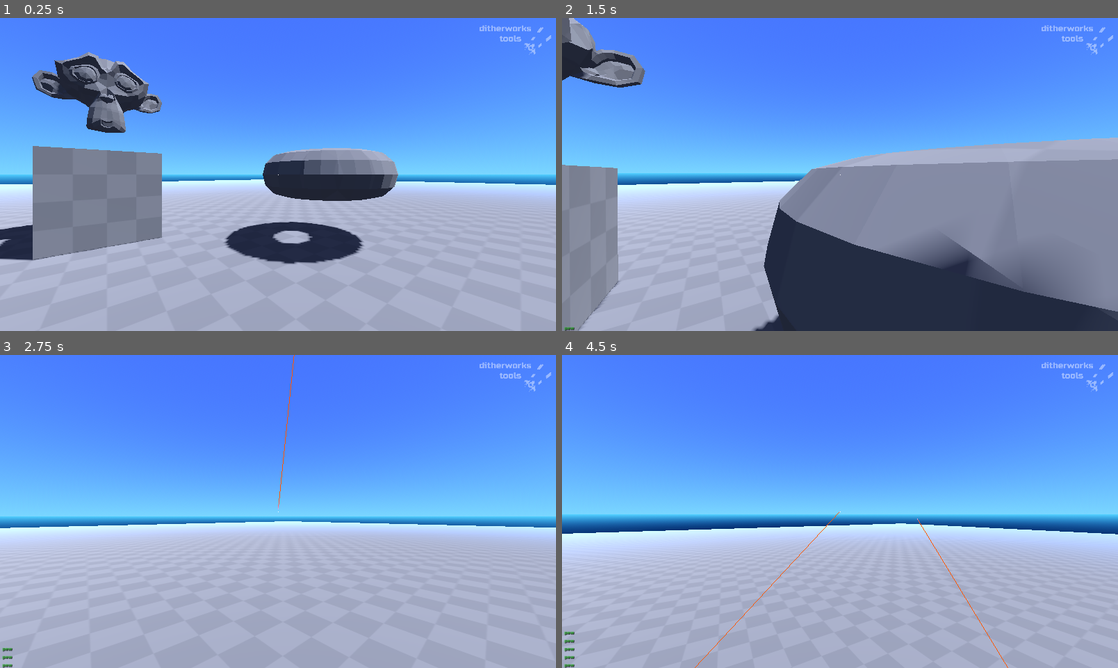
Above: before the commit, frames 1-4 (two rows, left to right).
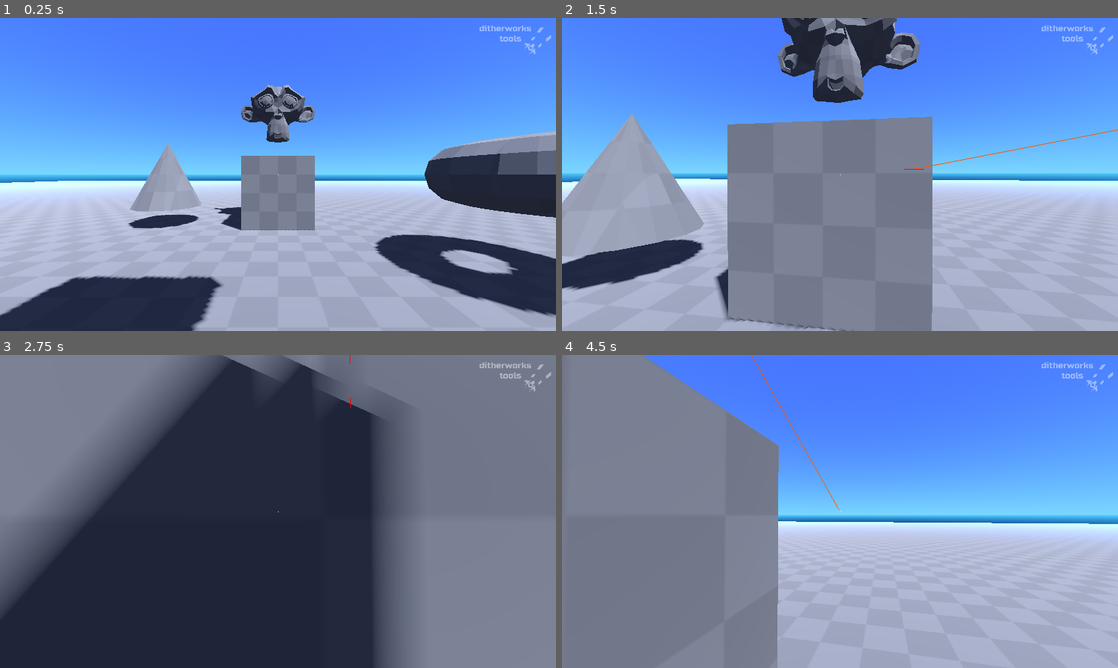
Above: after the commit, the same moments.

Repository: ditherworks/ditherworks_tools
Game: Godot game, scene res://demo/scenes/demo_world.tscn
The game is run twice, just before and just after one commit, with the same random seed, the same clock (stepped at 60 frames per second) and the same inputs.
Inputs (mouse positions are in pixels of both pictures, inside the frame that each line leads up to):
- Up to frame 1 (0.25 s): no input
- Up to frame 2 (1.5 s): tap Enter at 0.5 s; move the mouse to (867, 174) at 0.52 s; hold W (move_forward) from 0.53 s (still down); click (867, 174) at 0.6 s; tap Space (jump) at 0.77, 0.8, 1.07, 1.35 s; move the mouse to (812, 174) at 1.27 s
- Up to frame 3 (2.75 s): keep holding W (move_forward); tap Space (jump) at 1.52, 1.82, 2.3 s; click (250, 511) at 1.55 s; move the mouse to (289, 505) at 2.02 s; click (289, 505) at 2.1 s
- Up to frame 4 (4.5 s): keep holding W (move_forward); move the mouse to (834, 517) at 2.77 s; tap Q at 2.85 s; tap Space (jump) at 3.02, 3.32, 3.77, 3.8, 4.07 s; click (834, 517) at 3.05 s; move the mouse to (878, 514) at 3.52 s; hold E 3.53-4.28 s; click (878, 514) at 3.67 s; move the mouse to (795, 508) at 4.27 s; click (795, 508) at 4.35 s

The runs differ from the first frame. In frame 1, 37% of the frame differs, in the area x 0-100%, y 10-100%; in frame 2, 57%; in frame 3, 100%, in the area x 0-100%, y 0-100%; in frame 4, 37%.

Commit message:
character
- character and state machine updates

Diff:
--- a/character/character.gd
+++ b/character/character.gd
@@ -12,7 +12,7 @@
 @export var _air_modifier := 0.5
 @export var _rotate_rate := 40.0
 
-@export var _gravity_multiplier := 1.0
+@export var _gravity_multiplier := 2.0
 #@export var _max_fall_speed := 20.0
 
 
@@ -20,7 +20,7 @@
 
 
 var _move_direction : Vector3
-var _rotation_heading := Vector3.RIGHT
+var _rotation_heading := Vector3.FORWARD
 var _move_speed := 3.0
 
 
@@ -41,15 +41,22 @@
 	return velocity * Vector3(1.0, 0.0, 1.0)
 
 
-# Private Functions
-func _set_move_direction(input: Vector3, move_speed: float, accel := -1.0, decel := -1.0) -> void:
+func get_movement_heading() -> Vector3:
+	var flat_velocity := velocity * Vector3(1.0, 0.0, 1.0)
+	if flat_velocity.is_zero_approx():
+		return -global_basis.z
+
+	return flat_velocity.normalized()
+
+
+func set_move_direction(input: Vector3, move_speed: float, accel := -1.0, decel := -1.0) -> void:
 	_move_direction = input
 	_move_speed = move_speed
 	_acceleration = accel if accel > 0.0 else _acceleration
 	_deceleration = decel if decel > 0.0 else _deceleration
 
 
-func _set_rotation_heading(heading: Vector3, rate := -1.0) -> void:
+func set_rotation_heading(heading: Vector3, rate := -1.0) -> void:
 	if heading.is_zero_approx():
 		return
 
@@ -61,10 +68,11 @@
 		look_at(global_position + heading.normalized())
 
 
-func _set_gravity_multiplier(multiplier: float) -> void:
+func set_gravity_multiplier(multiplier: float) -> void:
 	_gravity_multiplier = multiplier
 
 
+# Private Functions
 func _apply_input_forces(delta: float) -> void:
 	var input := _move_direction * Vector3(1.0, 0.0, 1.0)
 	input = input.limit_length()
@@ -102,14 +110,11 @@
 
 
 func _update_rotation(delta: float) -> void:
-	var rate := deg_to_rad(_rotate_rate)
+	var rate := deg_to_rad(_rotate_rate * delta)
 	var forward := -global_basis.z
 	var angle := forward.signed_angle_to(_rotation_heading.normalized(), Vector3.UP)
 	rotate_y(clampf(angle, -rate, rate))
 
 
 func _jump(force: float) -> void:
-	if not is_on_floor():
-		return
-
-	velocity.y = force * 10.0
+	velocity.y = force
--- a/demo/scenes/player.tscn
+++ b/demo/scenes/player.tscn
@@ -31,36 +31,31 @@
 _bullet_cast = NodePath("Camera3D/BulletCast")
 _state_machine = NodePath("StateMachine")
 _melee_hurtbox = NodePath("HurtBox")
-_acceleration = null
-_deceleration = null
-_air_modifier = null
-_rotate_rate = null
-_gravity_multiplier = null
 
 [node name="StateMachine" type="Node" parent="."]
 script = ExtResource("3_wdl16")
 _starting_state_path = NodePath("PlayerIdle")
 
-[node name="PlayerIdle" type="Node" parent="StateMachine"]
+[node name="PlayerIdle" type="Node" parent="StateMachine" node_paths=PackedStringArray("_run_state", "_jump_state", "_fall_state")]
 script = ExtResource("4_i35vg")
-_run_path = NodePath("../PlayerRun")
-_jump_path = NodePath("../PlayerJump")
-_fall_path = NodePath("../PlayerFall")
+_run_state = NodePath("../PlayerRun")
+_jump_state = NodePath("../PlayerJump")
+_fall_state = NodePath("../PlayerFall")
 
-[node name="PlayerRun" type="Node" parent="StateMachine"]
+[node name="PlayerRun" type="Node" parent="StateMachine" node_paths=PackedStringArray("_idle_state", "_jump_state", "_fall_state")]
 script = ExtResource("5_ojjch")
-_idle_path = NodePath("../PlayerIdle")
-_jump_path = NodePath("../PlayerJump")
-_fall_path = NodePath("../PlayerFall")
+_idle_state = NodePath("../PlayerIdle")
+_jump_state = NodePath("../PlayerJump")
+_fall_state = NodePath("../PlayerFall")
 
-[node name="PlayerFall" type="Node" parent="StateMachine"]
+[node name="PlayerJump" type="Node" parent="StateMachine" node_paths=PackedStringArray("_fall_state")]
+script = ExtResource("7_2ga8r")
+_fall_state = NodePath("../PlayerFall")
+
+[node name="PlayerFall" type="Node" parent="StateMachine" node_paths=PackedStringArray("_idle_state", "_run_state")]
 script = ExtResource("6_sym58")
-_idle_path = NodePath("../PlayerIdle")
-_run_path = NodePath("../PlayerRun")
-
-[node name="PlayerJump" type="Node" parent="StateMachine"]
-script = ExtResource("7_2ga8r")
-_fall_path = NodePath("../PlayerFall")
+_idle_state = NodePath("../PlayerIdle")
+_run_state = NodePath("../PlayerRun")
 
 [node name="Collider" type="CollisionShape3D" parent="."]
 transform = Transform3D(1, 0, 0, 0, 1, 0, 0, 0, 1, 0, 0.9, 0)
--- a/demo/scripts/player/player.gd
+++ b/demo/scripts/player/player.gd
@@ -4,8 +4,7 @@
 
 # Enums and Constants
 const SPEED := 4.0
-const SENSITIVITY := 0.3
-const LOOK_LIMIT := deg_to_rad(89.0)
+const SENSITIVITY := 0.2
 
 
 # Export Members
@@ -35,23 +34,24 @@
 		_melee_hurtbox.activate(10.0, 0.1, self)
 		print("swish")
 
+	if event is InputEventMouseMotion:
+		var motion := event as InputEventMouseMotion
+		_mouse_input += motion.screen_relative * SENSITIVITY
+
 
 # Public Functions
-func update_look_input(look_input: Vector2) -> void:
-	_mouse_input += look_input
-
-
 func get_flat_velocity() -> Vector3:
 	return velocity * Vector3(1.0, 0.0, 1.0)
 
 
 # Private Functions
 func _mouse_look() -> void:
-	_set_rotation_heading(-global_basis.z.rotated(Vector3.UP, -_mouse_input.x * SENSITIVITY))
+	if not _mouse_input.is_zero_approx():
+		set_rotation_heading(-global_basis.z.rotated(Vector3.UP, deg_to_rad(-_mouse_input.x)))
 
-	var pitch := _camera.rotation.x - (_mouse_input.y * SENSITIVITY)
-	var limit := deg_to_rad(89.0)
-	_camera.rotation.x = clampf(pitch, -limit, limit)
+		var pitch := _camera.rotation.x - deg_to_rad(_mouse_input.y)
+		var limit := deg_to_rad(89.0)
+		_camera.rotation.x = clampf(pitch, -limit, limit)
 
 	# clear mouse input buffer, ready for next frame
 	_mouse_input = Vector2.ZERO
--- a/demo/scripts/player/states/player_fall.gd
+++ b/demo/scripts/player/states/player_fall.gd
@@ -6,8 +6,8 @@
 # Enums
 # Constants
 # Export Members
-@export var _idle_path : NodePath
-@export var _run_path : NodePath
+@export var _idle_state : PlayerIdle
+@export var _run_state : PlayerRun
 
 
 # Private Members
@@ -15,18 +15,15 @@
 # Public Functions
 func fixed_update(delta: float, time_in_state: float) -> void:
 	_default_movement()
+	_default_shoot()
 
 	if _player.is_on_floor():
 		if _player.get_flat_velocity().is_zero_approx():
-			change_state.emit(get_node(_idle_path))
+			change_state.emit(_idle_state)
+			return
 		else:
-			change_state.emit(get_node(_run_path))
-		return
-
-
-func unhandled_input(event: InputEvent) -> void:
-	_default_look(event)
-	_default_shoot(event)
+			change_state.emit(_run_state)
+			return
 
 
 # Private Functions
--- a/demo/scripts/player/states/player_idle.gd
+++ b/demo/scripts/player/states/player_idle.gd
@@ -6,9 +6,9 @@
 # Enums
 # Constants
 # Export Members
-@export var _run_path : NodePath
-@export var _jump_path : NodePath
-@export var _fall_path : NodePath
+@export var _run_state : PlayerRun
+@export var _jump_state : PlayerJump
+@export var _fall_state : PlayerFall
 
 
 # Private Members
@@ -16,22 +16,19 @@
 # Public Functions
 func fixed_update(delta: float, time_in_state: float) -> void:
 	_default_movement()
+	_default_shoot()
+
+	if Input.is_action_just_pressed("jump"):
+		change_state.emit(_jump_state)
+		return
 
 	if not _player.is_on_floor():
-		change_state.emit(get_node(_fall_path))
+		change_state.emit(_fall_state)
 		return
 
 	if not _player.get_flat_velocity().is_zero_approx():
-		change_state.emit(get_node(_run_path))
+		change_state.emit(_run_state)
 		return
-
-
-func unhandled_input(event: InputEvent) -> void:
-	_default_look(event)
-	_default_shoot(event)
-
-	if Utils.action_just_pressed(event, "jump"):
-		change_state.emit(get_node(_jump_path))
 
 
 # Private Functions
--- a/demo/scripts/player/states/player_jump.gd
+++ b/demo/scripts/player/states/player_jump.gd
@@ -6,27 +6,23 @@
 # Enums
 # Constants
 # Export Members
-@export var _fall_path : NodePath
+@export var _fall_state : PlayerFall
 
 
 # Private Members
 # Default Callbacks
 # Public Functions
 func enter() -> void:
-	_player._jump(0.4)
+	_player._jump(6.0)
 
 
 func fixed_update(delta: float, time_in_state: float) -> void:
 	_default_movement()
+	_default_shoot()
 
 	if _player.velocity.y < 0.0:
-		change_state.emit(get_node(_fall_path))
+		change_state.emit(_fall_state)
 		return
-
-
-func unhandled_input(event: InputEvent) -> void:
-	_default_look(event)
-	_default_shoot(event)
 
 
 # Private Functions
--- a/demo/scripts/player/states/player_run.gd
+++ b/demo/scripts/player/states/player_run.gd
@@ -6,9 +6,9 @@
 # Enums
 # Constants
 # Export Members
-@export var _idle_path : NodePath
-@export var _jump_path : NodePath
-@export var _fall_path : NodePath
+@export var _idle_state : PlayerIdle
+@export var _jump_state : PlayerJump
+@export var _fall_state : PlayerFall
 
 
 # Private Members
@@ -17,17 +17,16 @@
 
 func fixed_update(delta: float, time_in_state: float) -> void:
 	_default_movement()
+	_default_shoot()
 
 	if _player.get_flat_velocity().is_zero_approx():
-		change_state.emit(get_node(_idle_path))
+		change_state.emit(_idle_state)
+		return
 
+	if Input.is_action_just_pressed("jump"):
+		change_state.emit(_jump_state)
+		return
 
-func unhandled_input(event: InputEvent) -> void:
-	_default_look(event)
-	_default_shoot(event)
-
-	if Utils.action_just_pressed(event, "jump"):
-		change_state.emit(get_node(_jump_path))
 
 # Private Functions
 # Signal Functions
--- a/demo/scripts/player/states/player_state.gd
+++ b/demo/scripts/player/states/player_state.gd
@@ -18,20 +18,13 @@
 # Private Functions
 func _default_movement() -> void:
 	var dir := Vector3(Input.get_axis("move_left", "move_right"), 0.0, Input.get_axis("move_forward", "move_backward"))
-	_player._set_move_direction(_player.global_basis * dir, _player.SPEED)
+	_player.set_move_direction(_player.global_basis * dir, _player.SPEED)
 
 
-func _default_look(event: InputEvent) -> void:
-	var mouse := event as InputEventMouseMotion
-	if mouse:
-		_player.update_look_input(mouse.screen_relative * MOUSELOOK_SCALING)
-
-
-func _default_shoot(event: InputEvent) -> void:
-	if Utils.action_just_pressed(event, "shoot"):
+func _default_shoot() -> void:
+	if Input.is_action_just_pressed("shoot"):
 		if _player._bullet_cast:
 			_player._bullet_cast.shoot()
-			g_console.print_line("pew", Color.LIME_GREEN)
 
 
 # Signal Functions
--- a/state_machine/base_state.gd
+++ b/state_machine/base_state.gd
@@ -13,9 +13,5 @@
 	pass
 
 
-func unhandled_input(event: InputEvent) -> void:
-	pass
-
-
 func exit() -> void:
 	pass
--- a/state_machine/state_machine.gd
+++ b/state_machine/state_machine.gd
@@ -36,27 +36,19 @@
 		_active_state.fixed_update(delta, _time_in_state)
 
 
-#func _input(event: InputEvent) -> void:
-	#if event is InputEventMouseMotion:
-		#_active_state.unhandled_input(event)
+# Public Functions
+func set_state(next: BaseState, allow_repeat := false) -> void:
+	if next == null:
+		return
 
-
-func _unhandled_input(event: InputEvent) -> void:
-	_active_state.unhandled_input(event)
-
-
-# Public Functions
-func set_state(next: BaseState) -> void:
-	if next == null or next == _active_state:
+	if next == _active_state and not allow_repeat:
 		return
 
 	if _active_state:
 		_active_state.exit()
 	_active_state = next
 	_active_state.enter()
-
 	_time_in_state = 0.0
-
 	state_changed.emit(_active_state)
 
 
@@ -65,7 +57,6 @@
 		if child.name == node_name:
 			return child as BaseState
 	return null
-
 
 
 # Private Functions
